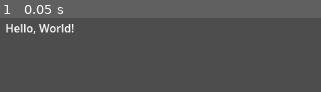
Above: before the commit, frame 1.
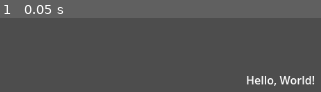
Above: after the commit, the same moment.

Repository: jmcgover/pirate-jam-17
Game: Godot game, scene res://label.tscn
Same seed, same stepped clock (60 frames per second), same inputs: the game is played once before the commit and once after it.
Inputs:
- Up to frame 1 (0.05 s): no input

The runs differ from the first frame. In frame 1, 2.8% of the frame differs, in the area x 1-98%, y 8-92%.

Commit message:
manually centered (poorly)

Diff:
--- a/only_one/label.tscn
+++ b/only_one/label.tscn
@@ -1,8 +1,8 @@
 [gd_scene format=3 uid="uid://cnrg5p728uw6m"]
 
 [node name="Label" type="Label"]
-offset_left = 201.0
-offset_top = 241.0
-offset_right = 301.0
-offset_bottom = 264.0
+offset_left = 548.0
+offset_top = 316.0
+offset_right = 648.0
+offset_bottom = 339.0
 text = "Hello, World!"
